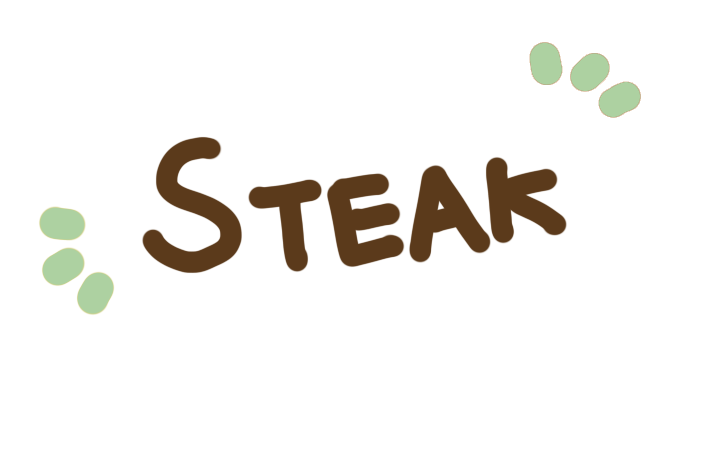
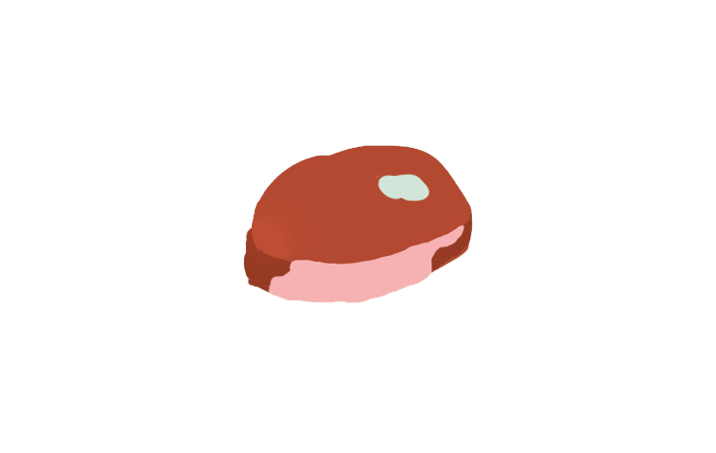
Revision of a layered (716, 453) image; what changed, layer by layer:
added layer "Layer 25" above "Layer 24" over 243, 145, 473, 304
hid "Layer 24" over 142, 136, 567, 274
hid "Layer 23" over 529, 42, 641, 118
hid "Layer 10" over 38, 206, 115, 315
